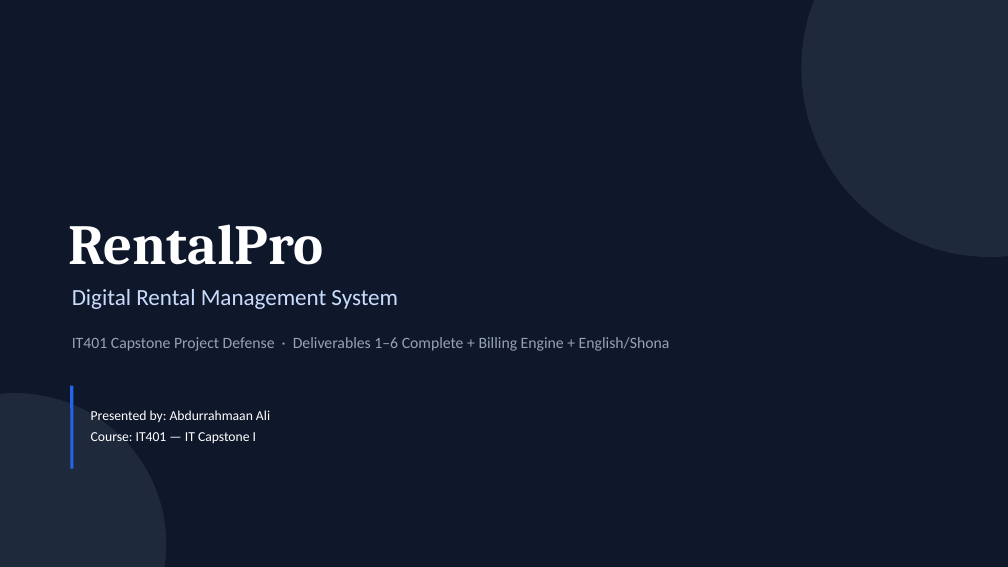
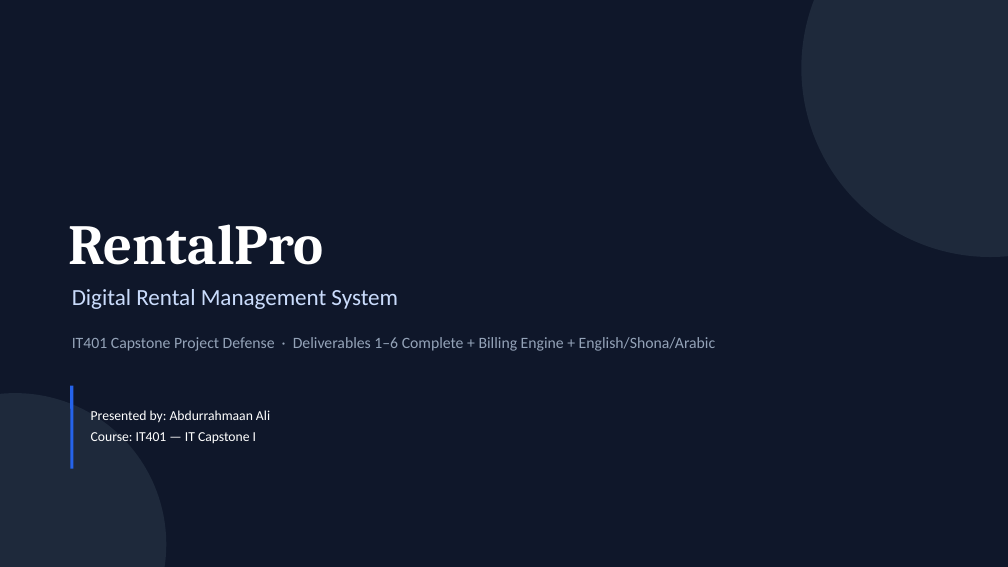
Before and after one commit to Abdur-lab/github-slideshow, a slide deck: slide 1 of docs/ABDURRAHMAAN_IT401_DEL_6_PRESENTATION.pptx. Drawn at 1008x567 pixels with LibreOffice and Linux fonts; fonts in the diff are those of the drawing. Boxes give left, top, right and bottom in pixels: in the first picture for what was removed or moved away, otherwise in the second. Text is boxed around its words. In the diff, an @@ line names an element or a change of style, - is before the commit and + after.

```diff
--- a/docs/ABDURRAHMAAN_IT401_DEL_6_PRESENTATION.pptx
+++ b/docs/ABDURRAHMAAN_IT401_DEL_6_PRESENTATION.pptx
@@ text at [72,337,716,351]: text changed @@
-IT401 Capstone Project Defense · Deliverables 1–6 Complete + Billing Engine + English/Shona
+IT401 Capstone Project Defense · Deliverables 1–6 Complete + Billing Engine + English/Shona/Arabic
```
Also in this commit, not shown: 7 other slides changed, 5 other files.
